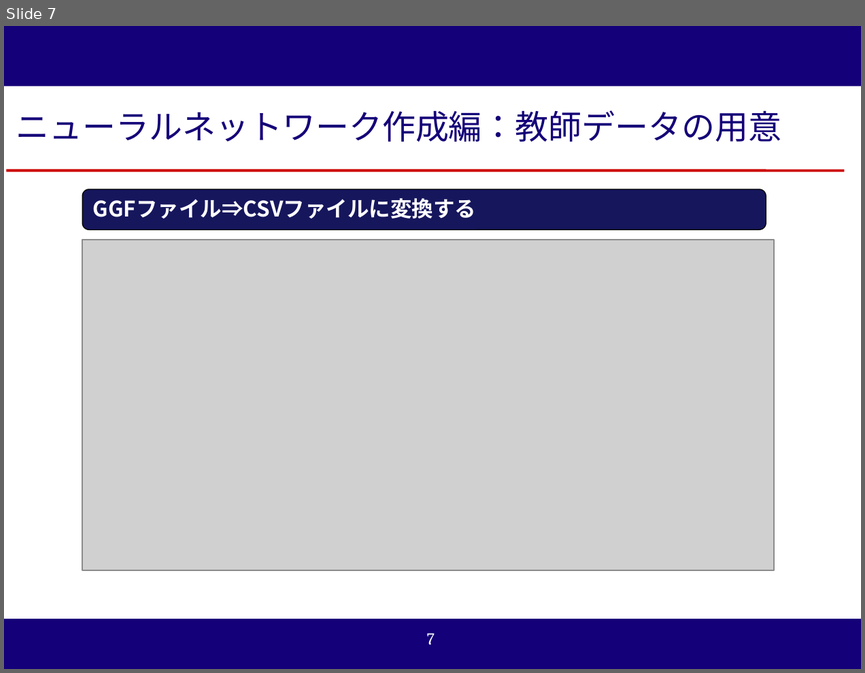
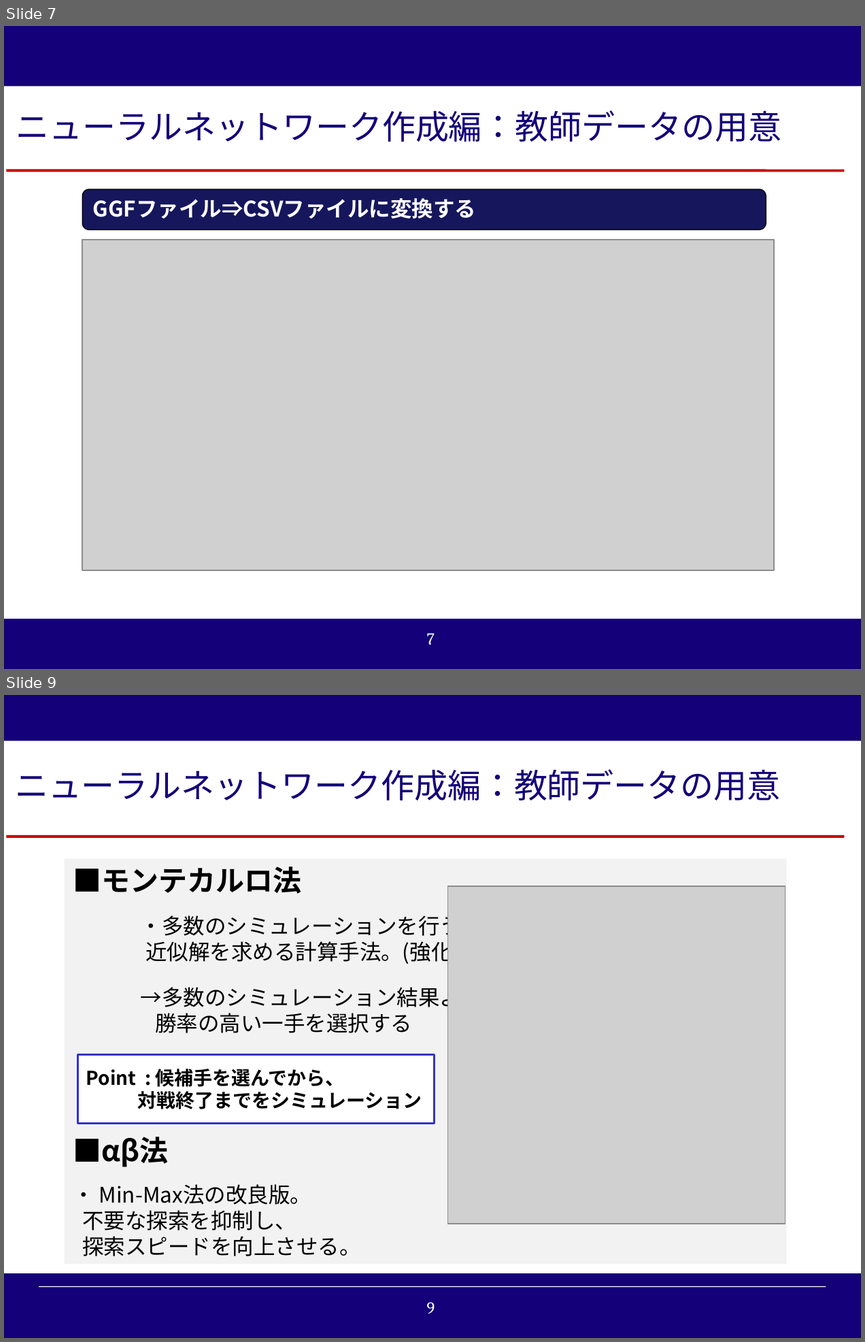
Before and after one commit to reversi-ir/ai-program, a slide deck: reversi-ai/result/オセロAI_技術アカデミー用説明資料.pptx. Shown one above the other, each under a label of ours: slide 7 before the commit, slides 7 and 9 after it; the slides between them are not shown. The pictures are 865x673 and 865x1342 pixels, drawn with LibreOffice and Linux fonts; fonts in the diff are those of the drawing; grey boxes stand for pictures; background and template pictures are left out. Boxes give left, top, right and bottom in pixels: in the first picture for what was removed or moved away, otherwise in the second. Text is boxed around its words. In the diff, an @@ line names an element or a change of style, - is before the commit and + after.

```diff
--- a/reversi-ai/result/オセロAI_技術アカデミー用説明資料.pptx
+++ b/reversi-ai/result/オセロAI_技術アカデミー用説明資料.pptx
@@ slide 9 added at (4, 695, 861, 1338), background #140078; not listed: 2 template elements that a slide beside it also shows @@
@@ rectangle added at (4, 741, 861, 1272), fill #FFFFFF @@
@@ text added at (15, 769, 780, 800), 28 pt, text #140078 @@
+ニューラルネットワーク作成編：教師データの用意
@@ line added from (7, 836) to (844, 836), #CC0000 2.25 pt @@
@@ rectangle added at (64, 859, 786, 1263), fill #F2F2F2, 18 pt, text #000000 @@
+■モンテカルロ法
+・多数のシミュレーションを行うことにより、
+近似解を求める計算手法。(強化学習)
+→多数のシミュレーション結果より、
+勝率の高い一手を選択する
+■αβ法
+・ Min-Max法の改良版。
+不要な探索を抑制し、
+探索スピードを向上させる。
@@ picture added at (448, 886, 785, 1223) @@
@@ rectangle added at (77, 1054, 434, 1123), fill #FFFFFF, outline #3333CC 2 pt, 16 pt, text #000000, bold @@
+Point : 候補手を選んでから、
+対戦終了までをシミュレーション
```
Also in this commit, not shown: 8 slides changed, 3 other slides added, 15 other files.
